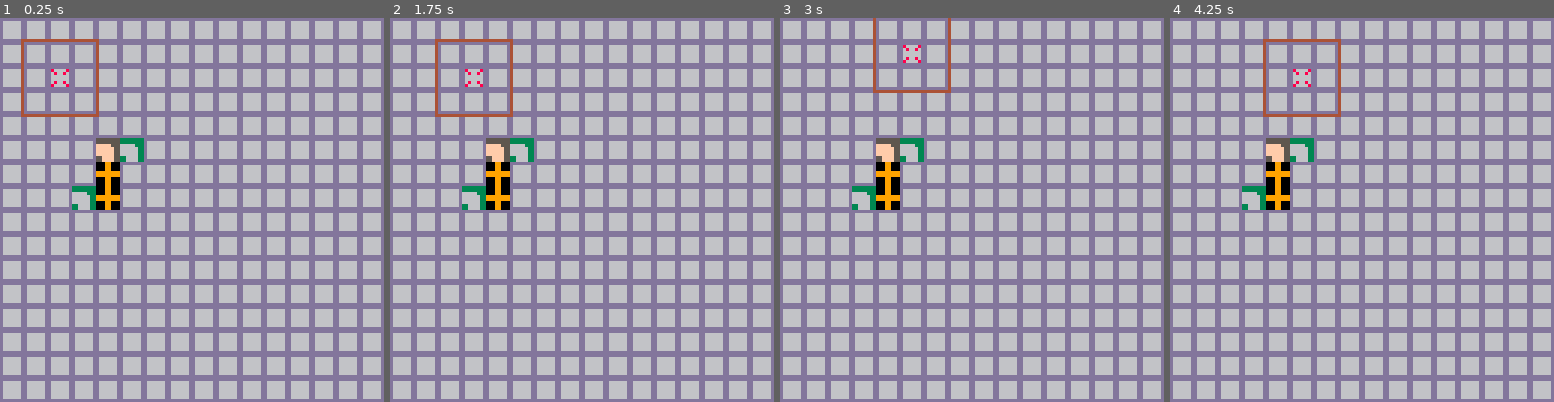
Above: before the commit, frames 1-4 (left to right).
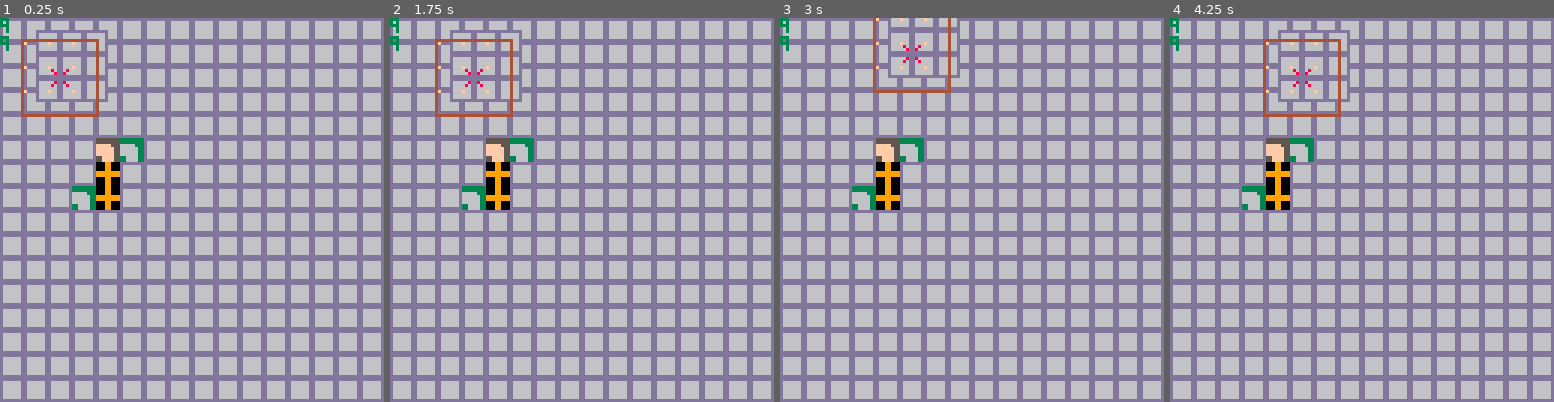
Above: after the commit, the same moments.

Repository: mphelp/picoresearch
Game: PICO-8 cartridge carts/rottest.p8
The game is run twice, just before and just after one commit, with the same random seed, the same clock (stepped at 60 frames per second) and the same inputs.
Inputs:
- Up to frame 1 (0.25 s): no input
- Up to frame 2 (1.75 s): tap X (X key) at 0.33, 1.07 s; tap O (Z key) at 0.7, 1.7 s; hold Right from 1.6 s (still down)
- Up to frame 3 (3 s): tap X (X key) at 1.85, 2.97 s; release Right at 2.1 s; tap O (Z key) at 2.1, 2.5, 2.9 s; hold Up 2.15-2.42 s; hold Right from 2.47 s (still down)
- Up to frame 4 (4.25 s): release Right at 3.03 s; hold Left 3.08-3.58 s; tap O (Z key) at 3.3, 3.7, 4.1 s; hold Down 3.63-3.97 s; hold Right from 4.02 s (still down); tap X (X key) at 4.08 s

The runs differ from the first frame. In frame 1, 2.1% of the frame differs, in the area x 0-29%, y 0-22%; in frame 2, 2.1%; in frame 3, 1.9%; in frame 4, 2.1%.

Commit message:
progress on multiple sprites

Diff:
--- a/carts/rottest.p8
+++ b/carts/rottest.p8
@@ -67,6 +67,7 @@
 	if (curs.mode == 3) then
 		for i = curs.mx - 1, curs.mx + 1 do
 			for j = curs.my - 1, curs.my + 1 do
+				if (i >= 0 and j >= 0) make_pipe(i,j)
 			end
 		end
 	end
@@ -82,22 +83,28 @@
 local world_radius=8
 local pipes={}
 function make_pipe(mx,my)
-	n = mget(mx,my) -- sprite n
 	return add(pipes,{
+	n = mget(mx,my), -- sprite n
  	x=0,y=0,z=0,
-	cx = mx,
-	cy = my,
+	cx = 8*mx + 0,
+	cy = 8*my + 0,
  	angle=0,
  	-- sprite coords
- 	sx=shl(band(n, 0x0f), 3), -- sx <- map x
- 	sy=shr(band(n, 0xf0), 1),
+ 	sx=shl(band(mget(mx,my), 0x0f), 3), -- sprite x
+ 	sy=shr(band(mget(mx,my), 0xf0), 1), -- sprite y
  	draw=draw_pipe,
  	update=function()
  	 -- done in control_plyr
  	end})
 end
+delete_pipes = function()
+	for p in all(pipes) do
+		del(pipes, p)
+	end
+end
 
 function draw_pipe(self)
+	--print(self.n)
 	-- rotate sprite (using sprite 32/16 as buffer)
 	rspr(self.sx,self.sy,32,16,-self.angle,1)
 
@@ -123,6 +130,12 @@
 	--spr(11,60,60)
 	rectfill(self.cx,self.cy,self.cx,self.cy, 15)
 end
+update_pipes = function()
+	for pipe in all(pipes) do
+		local x,y=world_radius*cos(pipe.angle),-world_radius*sin(pipe.angle)
+		pipe.x,pipe.y=x,y
+	end
+end
 
 function move_cursor()
 	-- Old Key bindings
@@ -149,8 +162,6 @@
 	--plyr.angle+=plyr.da
 	--plyr.da*=0.9
 
-	--local x,y=world_radius*cos(pipe.angle),-world_radius*sin(pipe.angle)
-	--plyr.x,plyr.y=x,y
 
 	--if btnp(4) then
 	--	make_part(x,y,plyr.angle+0.5)
@@ -159,11 +170,13 @@
 end
 
 function _update60()
+	delete_pipes() -- from previous
 	move_cursor()
 	add_pipes()
-	for _,a in pairs(pipes) do
-		a:update()
-	end
+	update_pipes()
+	--for _,a in pairs(pipes) do
+	--	a:update()
+	--end
 
 end
 
@@ -187,6 +200,10 @@
 
 	-- Cursor
 	draw_curs()
+	print(#pipes, 0,0,3)
+	if (#pipes > 0) then
+		print(#pipes)
+	end
 end
 
 function _init()
